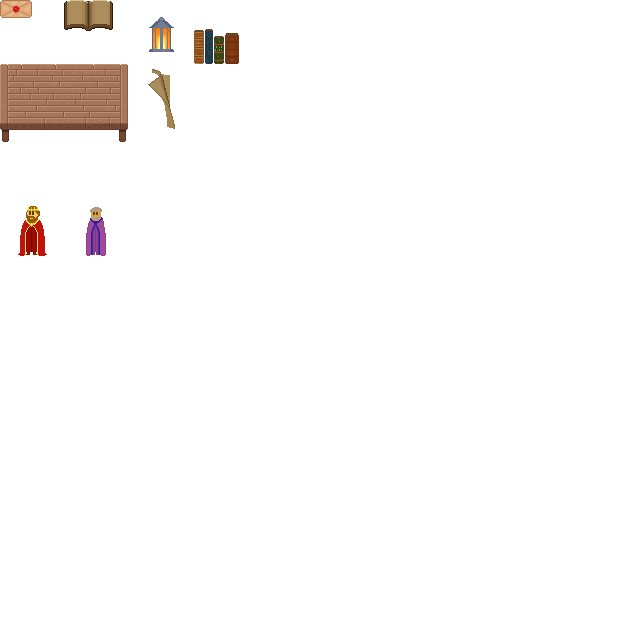
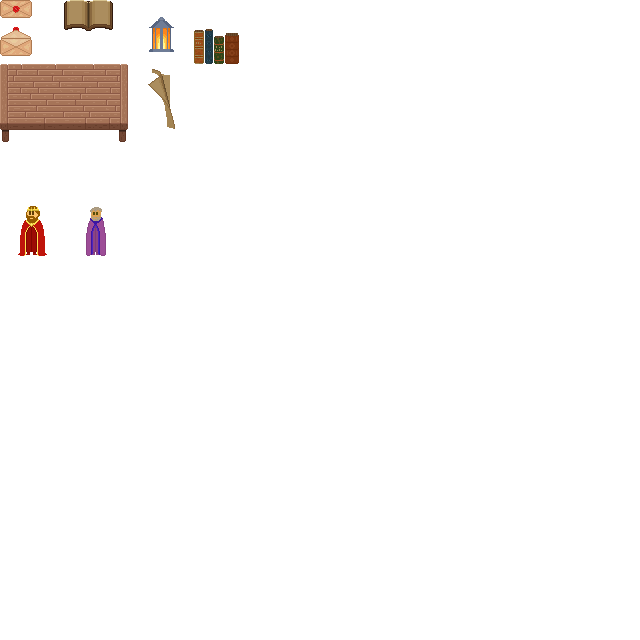
Layers edited between the first and the second 640 x 640 image:
added layer "Ebene 5" above "Icons" over left=0, top=27, right=32, bottom=56
